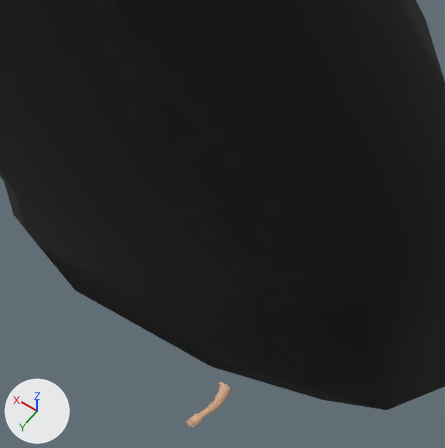
Renders of the glTF model public/assets/weapons/retro_rifle_arms.glb from each side of a commit.
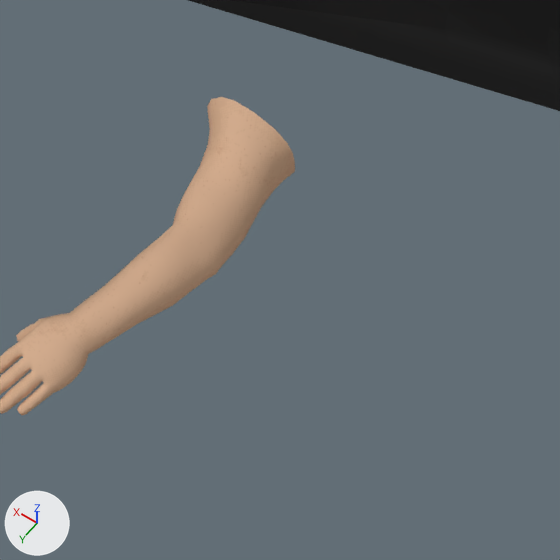
Each version is shown from a 50 mm camera at (-1.75, 2.69, 7.14) aimed at (0.98, -1.13, 1.15), then close up on the part from 43% to 61% of the width and 82% to 100% of the height. The lights are fixed; the arrows at lower left show +X, +Y and +Z. The older version's two pictures come first. Where no turn or scale is listed for an object, it has been applied to the vertices. Vertices at exactly the same position are counted once.

Names of what the first close-up shows: 'FPS_Arms_Mesh', 'Main_Mesh'.
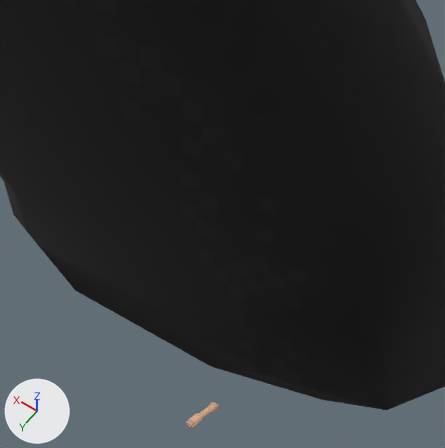
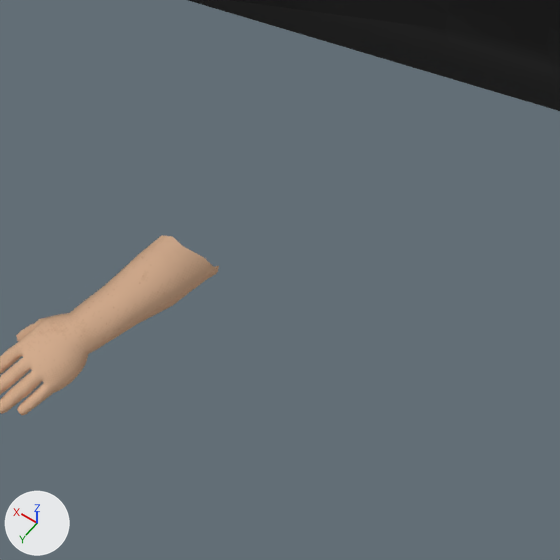
Location of each change, [x1, y1, x2, y2] in pixels of the close-ups (560 x 560 px):
'FPS_Arms_Mesh', reshaped: before [0, 97, 295, 415]; after [0, 235, 219, 415]
part 1 of me_circle_002, deleted (beige): before [162, 97, 295, 270]

Diff of the bpy script that builds the scene:
```diff
--- a/public/assets/weapons/retro_rifle_arms.glb.py
+++ b/public/assets/weapons/retro_rifle_arms.glb.py
@@ me_circle_002 @@
 # used by ob_fps_arms_mesh; location = (0.0, 0.0, 0.0)
-me_circle_002.from_pydata(...)  # 1816 vertices, 3596 faces; spans x -0.09..0.14, y -0.8..0.8, z -0.1..0.09
+me_circle_002.from_pydata(...)  # 1586 vertices, 3138 faces; spans x -0.09..0.14, y -0.8..0.8, z -0.06..0.05
+# me_circle_002 part 1
+# 115 vertices are removed from x -0.09..0.1, y 0.17..0.39, z -0.1..0.09
+# 229 faces are deleted
+# other edits to the shape of me_circle_002 do not show in these pictures
 me_circle_002.materials.append(mat_arms_mi)
```
